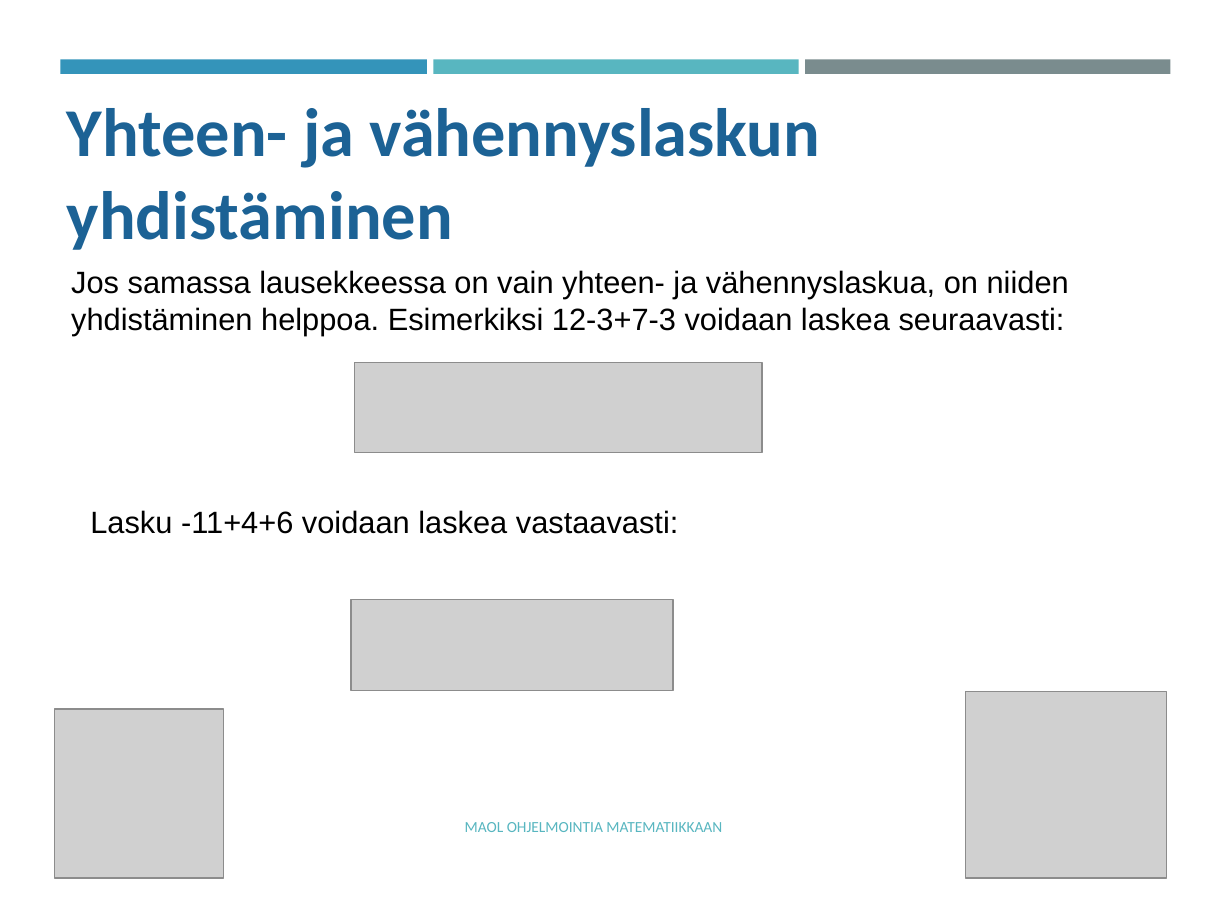
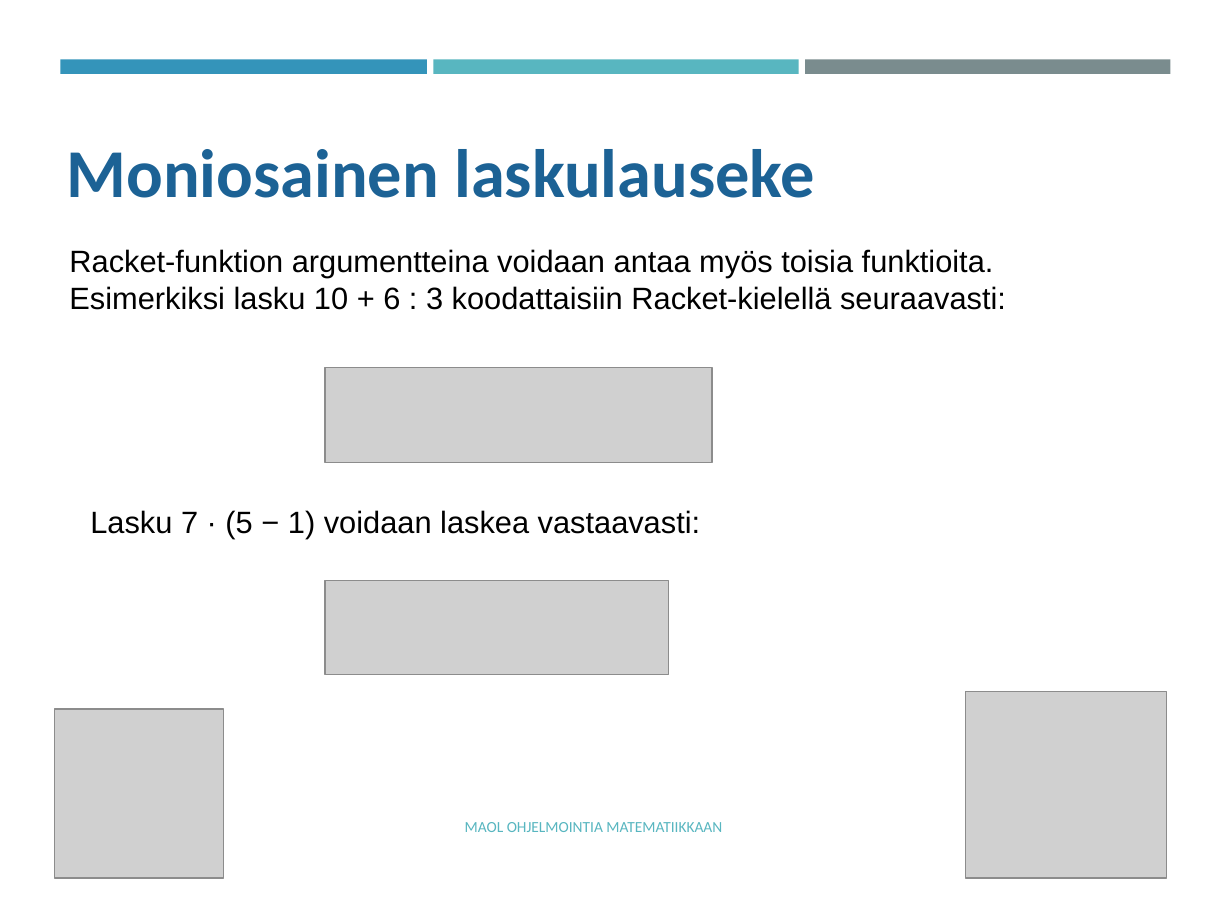
Before and after one commit to tyynetyyne/tyynetyyne.github.io, a slide deck: slide 14 of tehtavat/tiedostot/maol/power_point/Racket-MAOL-5-6-tutustuminen-ohjelmointiymparistoon.pptx. Drawn at 1232x924 pixels with LibreOffice and Linux fonts; fonts in the diff are those of the drawing; grey boxes stand for pictures. Boxes give left, top, right and bottom in pixels: in the first picture for what was removed or moved away, otherwise in the second. Text is boxed around its words. In the diff, an @@ line names an element or a change of style, - is before the commit and + after.

```diff
--- a/tehtavat/tiedostot/maol/power_point/Racket-MAOL-5-6-tutustuminen-ohjelmointiymparistoon.pptx
+++ b/tehtavat/tiedostot/maol/power_point/Racket-MAOL-5-6-tutustuminen-ohjelmointiymparistoon.pptx
@@ text at box(67, 149, 815, 198): text changed @@
-Yhteen- ja vähennyslaskun yhdistäminen
+Moniosainen laskulauseke
@@ text at box(69, 249, 1006, 310): text changed @@
-Jos samassa lausekkeessa on vain yhteen- ja vähennyslaskua, on niiden yhdistäminen helppoa. Esimerkiksi 12-3+7-3 voidaan laskea seuraavasti:
+Racket-funktion argumentteina voidaan antaa myös toisia funktioita.
+Esimerkiksi lasku 10 + 6 : 3 koodattaisiin Racket-kielellä seuraavasti:
@@ picture: place and size @@
-picture at box(355, 362, 763, 452)
+picture at box(325, 367, 712, 462)
@@ text at box(90, 510, 700, 539): text changed @@
-Lasku -11+4+6 voidaan laskea vastaavasti:
+Lasku 7 · (5 − 1) voidaan laskea vastaavasti:
@@ picture: place and size @@
-picture at box(351, 599, 673, 690)
+picture at box(325, 580, 669, 674)
```
Also in this commit, not shown: 15 other slides changed.
